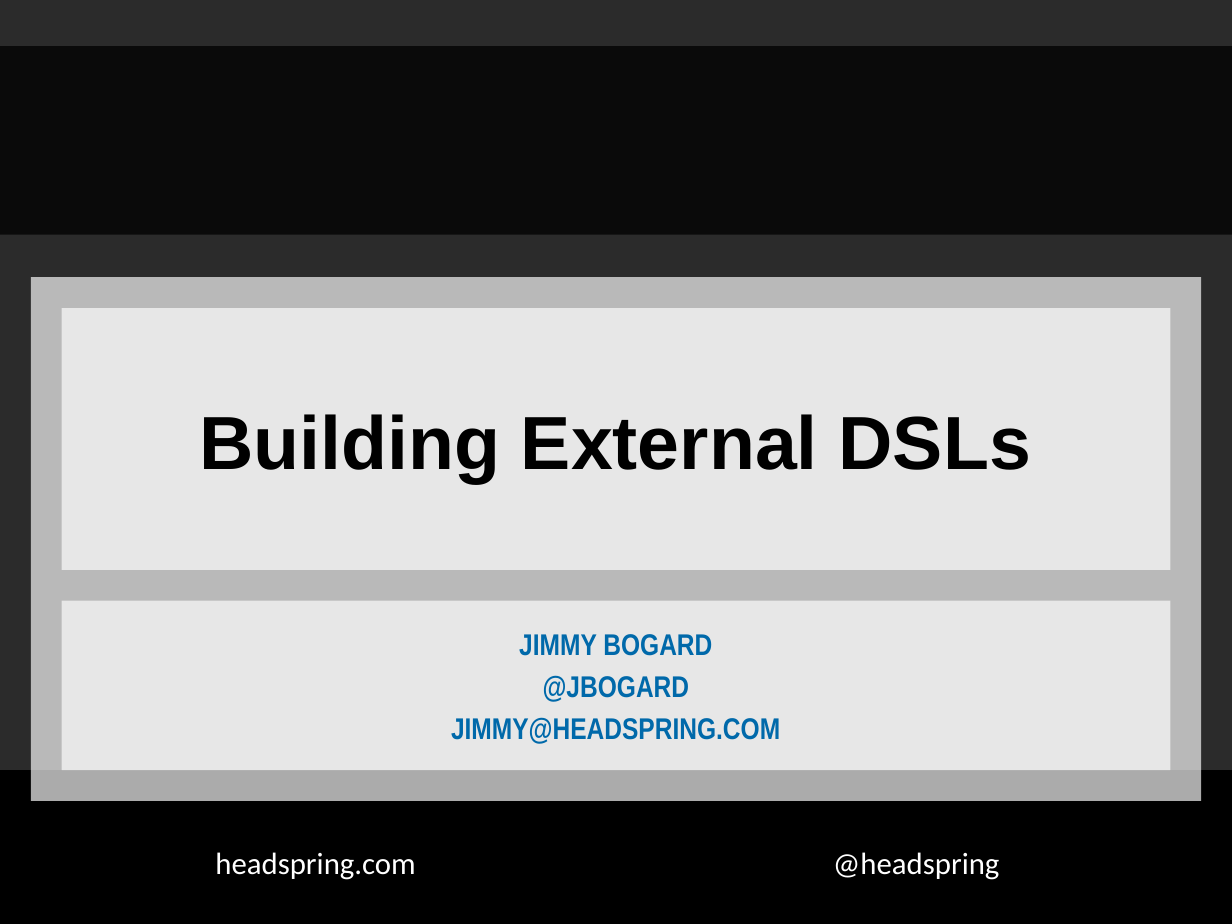
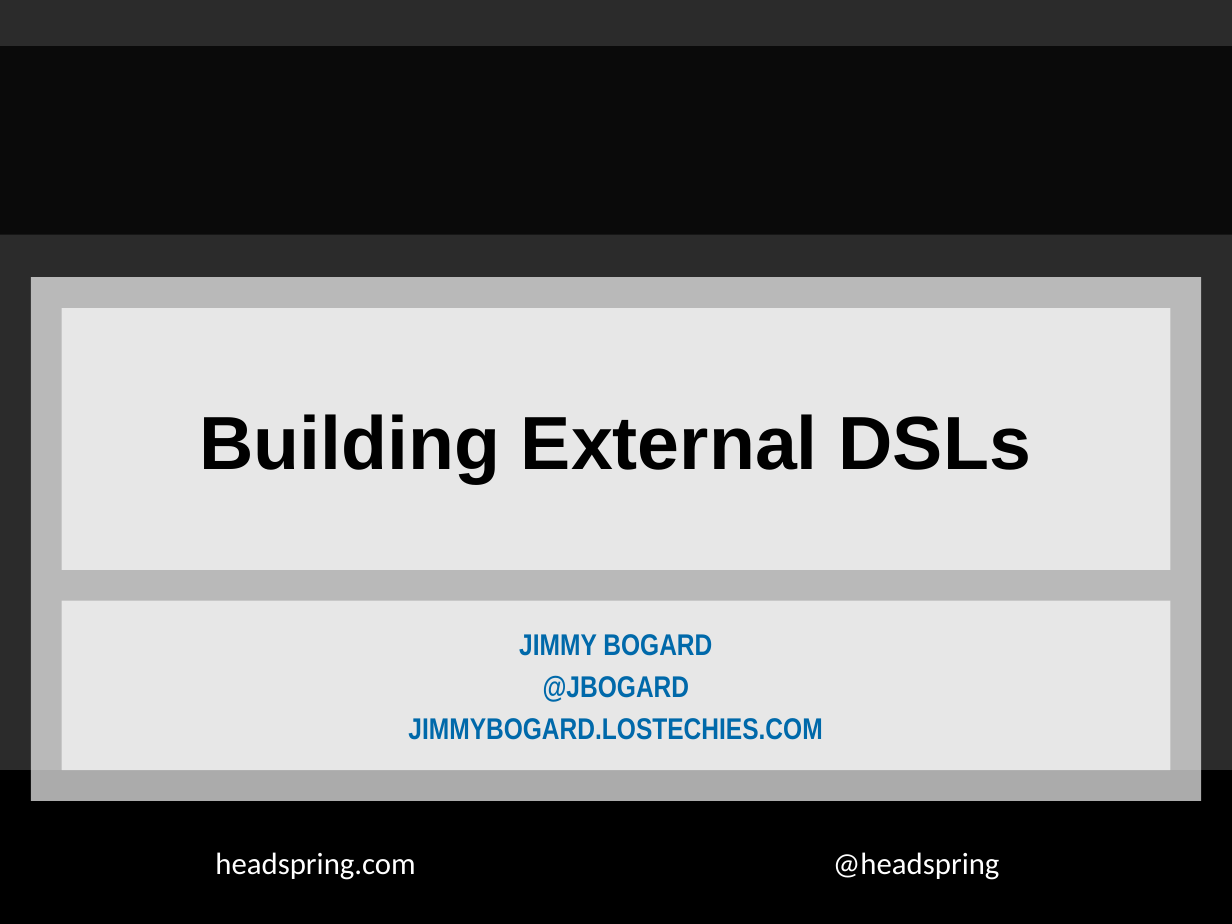
Before and after one commit to jbogard/presentations, a slide deck: slide 1 of BuildingExternalDSLs/Building External DSLs.pptx. Drawn at 1232x924 pixels with LibreOffice and Linux fonts; fonts in the diff are those of the drawing; background and template pictures are left out; a plain dark background stands for a picture behind light text. Boxes give left, top, right and bottom in pixels: in the first picture for what was removed or moved away, otherwise in the second. Text is boxed around its words. In the diff, an @@ line names an element or a change of style, - is before the commit and + after.

```diff
--- a/BuildingExternalDSLs/Building External DSLs.pptx
+++ b/BuildingExternalDSLs/Building External DSLs.pptx
@@ subtitle at [408, 718, 822, 740]: text changed @@
-JIMMY@HEADSPRING.COM
+JIMMYBOGARD.LOSTECHIES.COM
```
Also in this commit, not shown: 3 other slides changed, 2 slides added, 5 slides removed, 39 other files.
